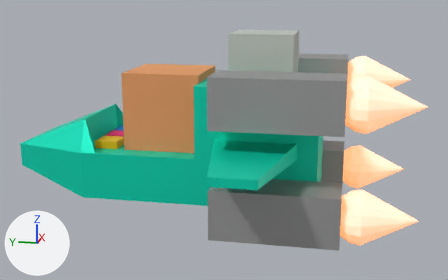
Renders of the glTF model dist/models/ship.glb from each side of a commit.
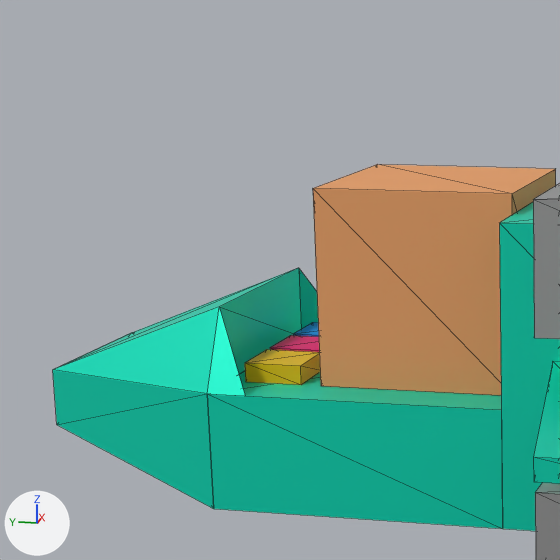
Old and new are each drawn whole from a 50 mm lens placed at (-3.959, -0.902, 1.301), pointed at (-0.018, -0.114, 0.316) and again close up on the part from 0% to 48% of the width and 0% to 78% of the height. Every picture has the same lights, and +X, +Y and +Z are marked at lower left. The close-ups show mesh edges as thin lines. Where no turn or scale is listed for an object, it has been applied to the vertices. Vertices at the same position are counted once.

The scene before the commit, as lines of its bpy script (objects in view):
```python
me_cube_001 = bpy.data.meshes.new('Cube.001')
me_cube_001.from_pydata(...)  # a box spanning x -0.375..0.375, y -0.375..0.375, z 0.0..0.75
me_cube_001.materials.append(mat_material_001)  # cyan #00e7c4
me_cube_006 = bpy.data.meshes.new('Cube.006')
me_cube_006.from_pydata(...)  # 10 vertices, 16 faces; spans x -0.375..0.375, y -0.1..0.5, z -0.1..0.1
me_cube_006.materials.append(mat_material_001)  # cyan #00e7c4
me_cube_021 = bpy.data.meshes.new('Cube.021')
me_cube_021.from_pydata(...)  # a box spanning x -0.075..0.075, y -0.075..0.075, z -0.025..0.025
me_cube_021.materials.append(mat_material_008)  # pink #e70075
me_cube_023 = bpy.data.meshes.new('Cube.023')
me_cube_023.from_pydata(...)  # a box spanning x -0.075..0.075, y -0.075..0.075, z -0.025..0.025
me_cube_023.materials.append(mat_material_007)  # yellow #e7bf00
ob_cube = bpy.data.objects.new('Cube', me_cube_001)
ob_cube.location = (0.0, -0.375, -0.023)
ob_cube_002 = bpy.data.objects.new('Cube.002', me_cube_021)
ob_cube_002.location = (0.0, 0.628, 0.302)
ob_cube_003 = bpy.data.objects.new('Cube.003', me_cube_006)
ob_cube_003.location = (0.0, 0.75, 0.377)
ob_cube_010 = bpy.data.objects.new('Cube.010', me_cube_023)
ob_cube_010.location = (-0.17, 0.628, 0.302)
# also in view: 'engine.002' at (-0.75, -0.375, 0.352); 'Cube.009' at (0.0, 1.0, 0.127); 'hero-head' at (0.0, 0.25, 0.527); 'Cube.007' at (-0.525, -0.525, 0.027); 'Cube.008' at (-0.525, -0.525, 0.677)
```
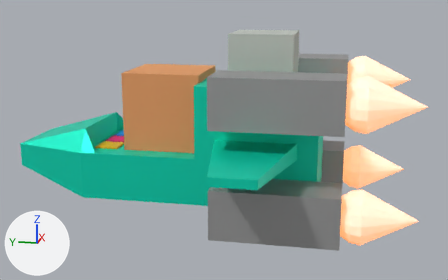
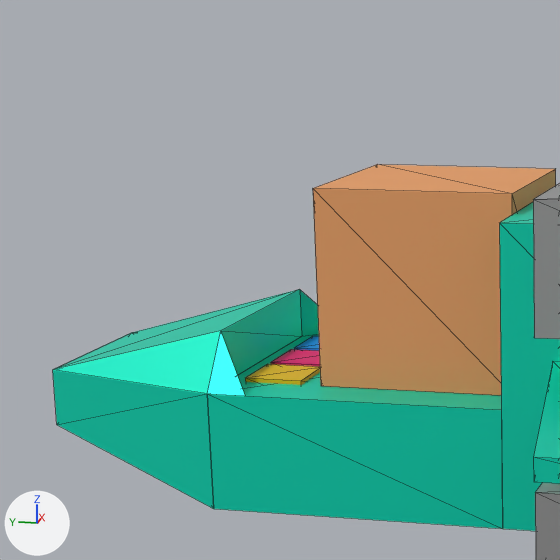
What differs and where, as boxes [x1, y1, x2, y2] in the close-ups (560 x 560 px):
'Cube.003', mesh rescaled (16% shorter): before [53, 268, 318, 396]; after [53, 289, 319, 396]
'Cube.010', moved: before [245, 349, 320, 385]; after [245, 364, 320, 385]
'Cube.002', moved: before [270, 335, 319, 352]; after [271, 349, 320, 366]

Edits to the bpy script that builds the scene:
```text
Change me_cube_006:
    where me_cube_006.from_pydata(...)  # 10 vertices, 16 faces; spans x -0.375..0.375, y -0.1..0.5, z -0.1..0.1
    used by ob_cube_003; location = (0.0, 0.75, 0.377)
    me_cube_006 part 1: the whole mesh is scaled about its middle by (1, 1, 0.689), then moved by (0.0, 0.0, -0.031)
Change ob_cube_002:
    ob_cube_002.location: (0.0, 0.628, 0.302) -> (0.0, 0.628, 0.263)
Change ob_cube_010:
    ob_cube_010.location: (-0.17, 0.628, 0.302) -> (-0.17, 0.628, 0.263)
```
